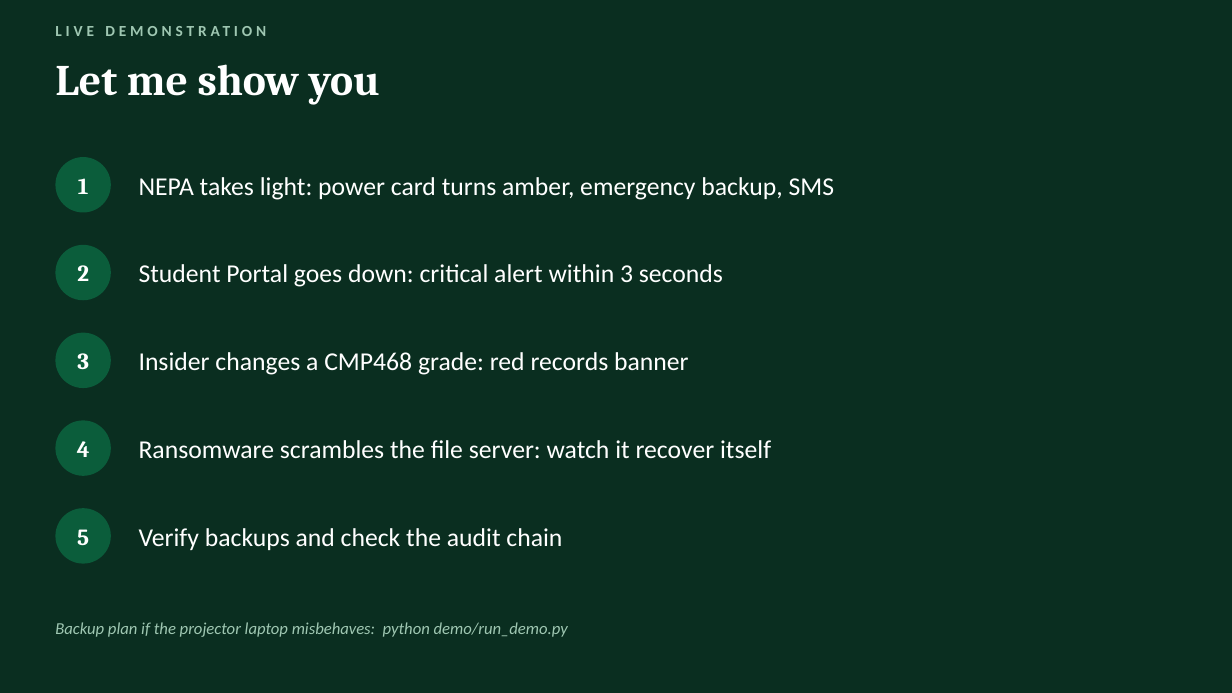
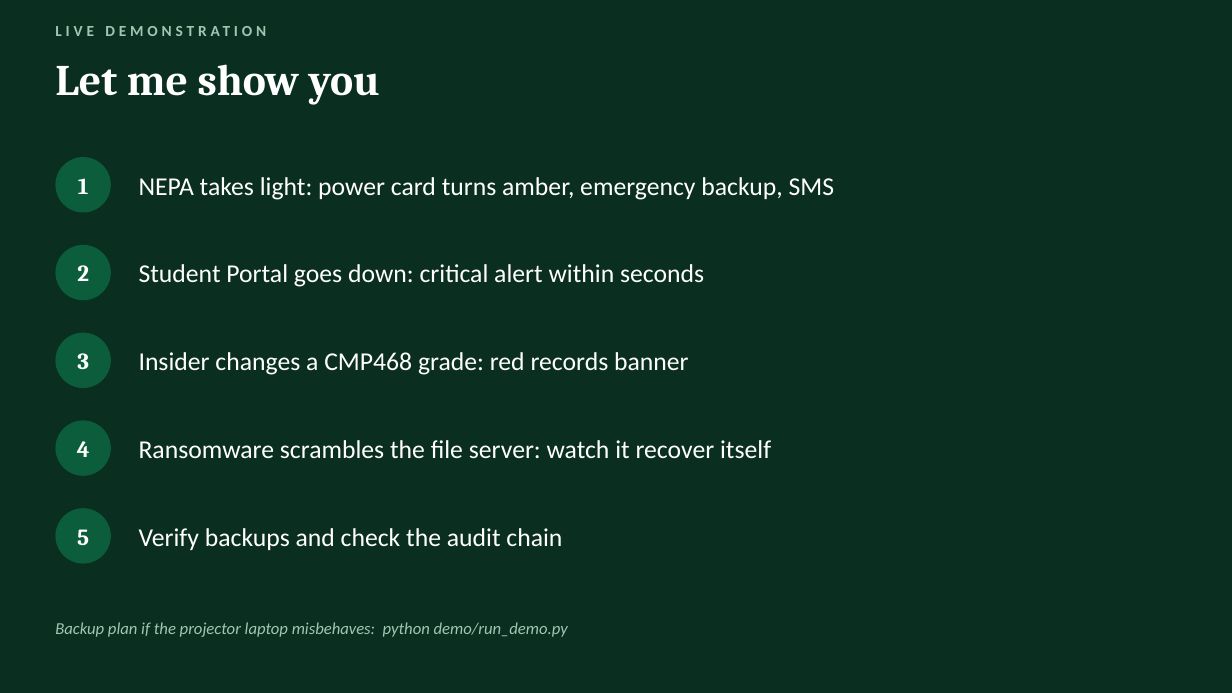
Before and after one commit to Mikisivas/CMP-468, a slide deck: slide 14 of project1-uniguard/docs/UniGuard_Presentation.pptx. Drawn at 1232x693 pixels with LibreOffice and Linux fonts; fonts in the diff are those of the drawing. Boxes give left, top, right and bottom in pixels: in the first picture for what was removed or moved away, otherwise in the second. Text is boxed around its words. In the diff, an @@ line names an element or a change of style, - is before the commit and + after.

```diff
--- a/project1-uniguard/docs/UniGuard_Presentation.pptx
+++ b/project1-uniguard/docs/UniGuard_Presentation.pptx
@@ text at (139,264,704,287): text changed @@
-Student Portal goes down: critical alert within 3 seconds
+Student Portal goes down: critical alert within seconds
```
Also in this commit, not shown: 7 other files.
